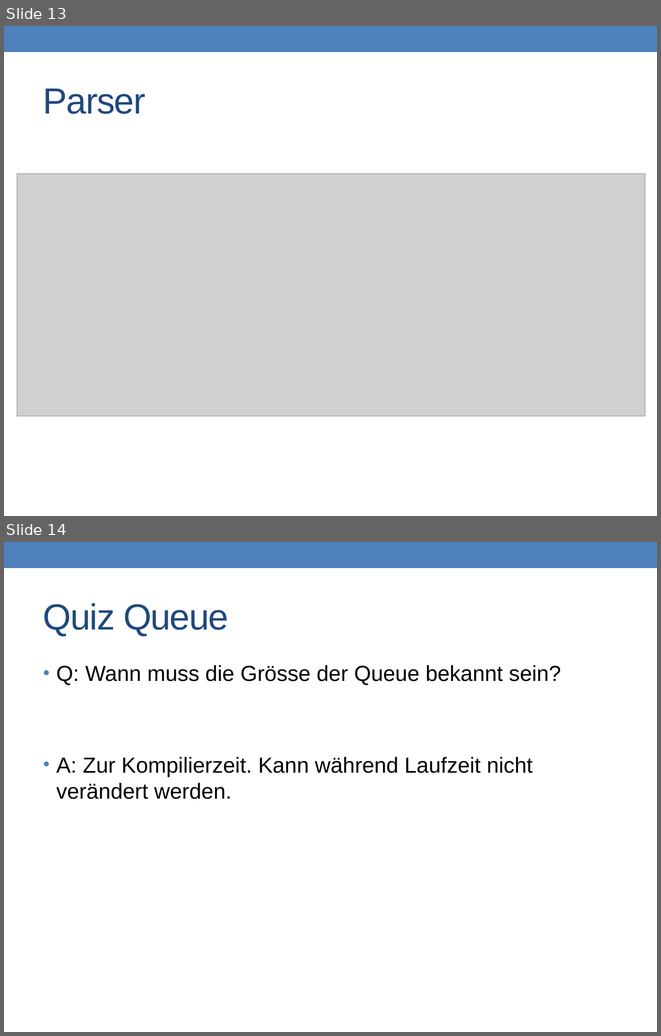
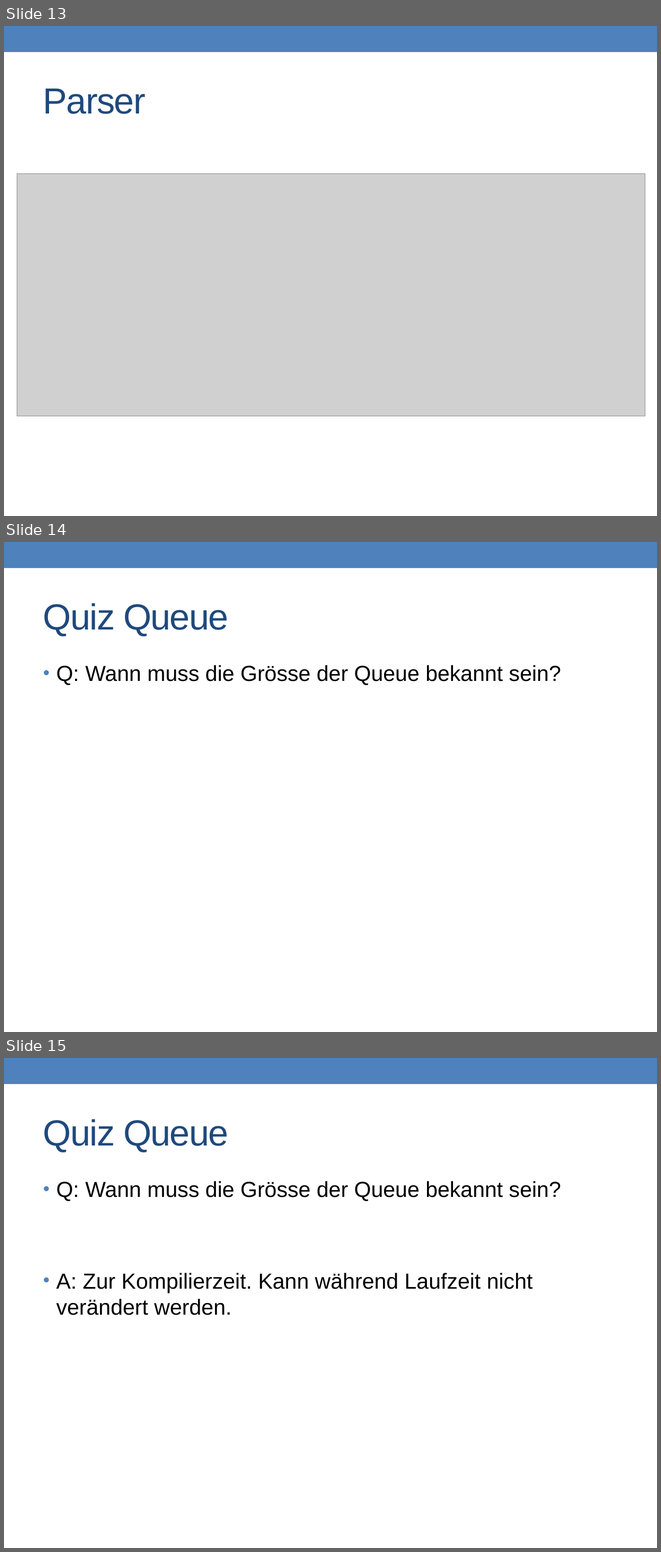
Before and after one commit to prg2lt1/robogit, a slide deck: Recap/ToroRecap.pptx. Shown one above the other, each under a label of ours: slides 13 and 14 before the commit, slides 13, 14 and 15 after it. The pictures are 661x1036 and 661x1552 pixels, drawn with LibreOffice and Linux fonts; fonts in the diff are those of the drawing; grey boxes stand for pictures. Boxes give left, top, right and bottom in pixels: in the first picture for what was removed or moved away, otherwise in the second. Text is boxed around its words. In the diff, an @@ line names an element or a change of style, - is before the commit and + after.

```diff
--- a/Recap/ToroRecap.pptx
+++ b/Recap/ToroRecap.pptx
@@ slide 14 added at bbox=[4, 542, 657, 1032], background #FFFFFF; not listed: 1 template element that a slide beside it also shows @@
@@ title added at bbox=[43, 603, 229, 636], 40 pt, text #1F497D @@
+Quiz Queue
@@ text added at bbox=[56, 665, 561, 685], 24 pt, text #000000 @@
+• Q: Wann muss die Grösse der Queue bekannt sein?
@@ what was slide 14 is now slide 15 @@
```
Also in this commit, not shown: 2 slides changed, 1 other slide added.
